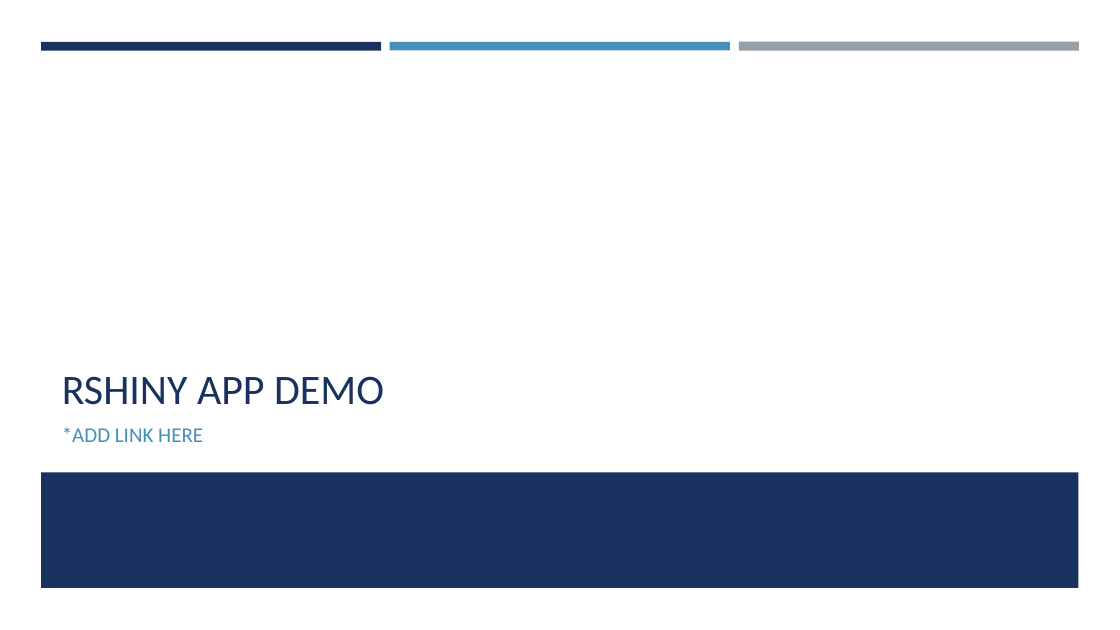
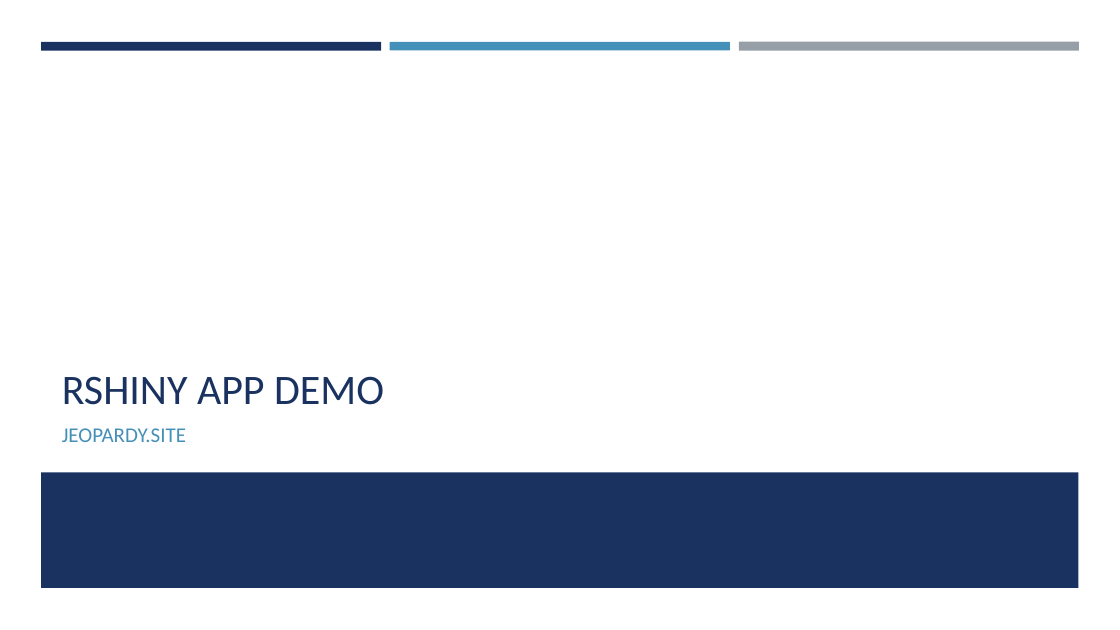
Before and after one commit to mattfarrow1/7330-term-project, a slide deck: slide 16 of docs/Analyzing_Jeopardy_Data.pptx. Drawn at 1120x630 pixels with LibreOffice and Linux fonts; fonts in the diff are those of the drawing. Boxes give left, top, right and bottom in pixels: in the first picture for what was removed or moved away, otherwise in the second. Text is boxed around its words. In the diff, an @@ line names an element or a change of style, - is before the commit and + after.

```diff
--- a/docs/Analyzing_Jeopardy_Data.pptx
+++ b/docs/Analyzing_Jeopardy_Data.pptx
@@ text at (62, 428, 186, 442): text changed @@
-*ADD LINK HERE
+JEOPARDY.SITE
```
Also in this commit, not shown: 2 other slides changed.
